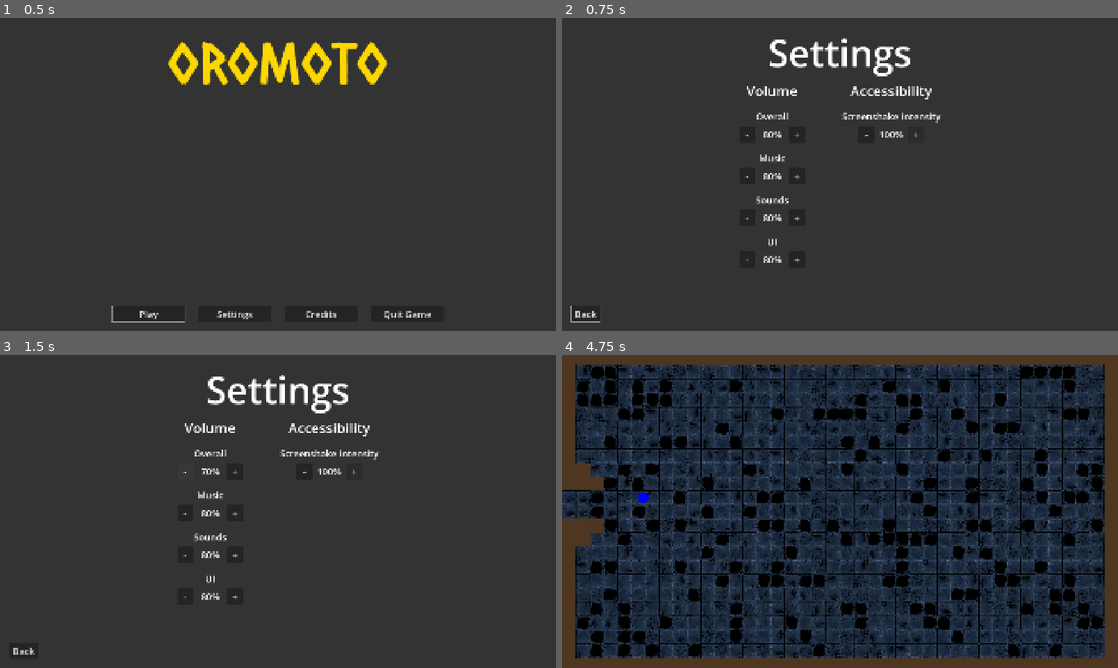
Above: before the commit, frames 1-4 (two rows, left to right).
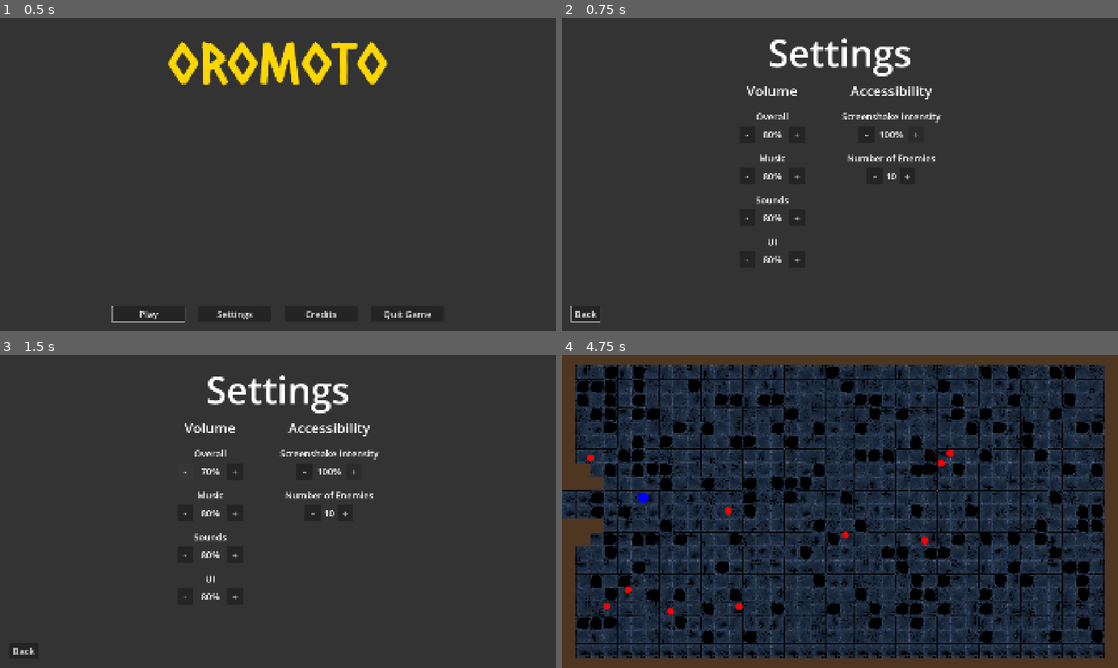
Above: after the commit, the same moments.

Repository: njamster/gmtk_jam_2026
Game: Godot game, scene res://main_menu.tscn
Two runs of this game, one before a commit and one after it. Both use one fixed random seed, a clock stepped at 60 frames per second and the inputs below.
Inputs (mouse positions are in pixels of both pictures, inside the frame that each line leads up to):
- Up to frame 1 (0.5 s): no input
- Up to frame 2 (0.75 s): click "Settings" at 0.5 s
- Up to frame 3 (1.5 s): click "-" at 1.25 s
- Up to frame 4 (4.75 s): click "+" at 2 s; click "Back" at 2.75 s; click "Play" at 3.5 s; tap Enter at 4.25 s; move the mouse to (962, 495) at 4.27 s; hold D (move_right) from 4.28 s (still down); tap Shift at 4.35 s; click (962, 495) at 4.42 s

Frame 1 is identical in both runs. In frame 2, 0.2% of the frame differs, in the area x 51-68%, y 43-52%; in frame 3, 0.2%; in frame 4, 31%, in the area x 2-98%, y 3-97%.

Commit message:
Turn number of enemies into a setting

Diff:
--- a/autoloads/global.gd
+++ b/autoloads/global.gd
@@ -25,8 +25,6 @@
 var camera: Camera2D
 
 var tile_size
-
-var num_enemies := 0
 
 # cheat codes :D
 var decay_enabled := true
--- a/autoloads/settings/ranged_setting.gd
+++ b/autoloads/settings/ranged_setting.gd
@@ -12,7 +12,6 @@
 
 var _callback: Callable
 
-
 func _init(_value: int, _min_value: int, _max_value: int, callback = null) -> void:
 	value = _value
 	min_value = _min_value
--- a/autoloads/settings/settings.gd
+++ b/autoloads/settings/settings.gd
@@ -50,6 +50,11 @@
 		100,	# default_value
 		0,		# min_value
 		100		# max_value
+	)
+	var num_enemies := RangedSetting.new(
+		10,		# default_value
+		0,		# min_value
+		20		# max_value
 	)
 var accessibility := _Accessibility.new()
 
--- a/game/game.gd
+++ b/game/game.gd
@@ -6,7 +6,7 @@
 
 	AudioManager.play_music(preload("res://music/game_music.ogg"))
 
-	for i in Global.num_enemies:
+	for i in Settings.accessibility.num_enemies.value:
 		var enemy := preload("res://enemies/enemy.tscn").instantiate()
 		enemy.global_position = $TileMap.map_to_local(
 			Vector2i(
--- a/settings/settings.gd
+++ b/settings/settings.gd
@@ -8,6 +8,7 @@
 	%UI.map_to("Audio")
 
 	%Screenshake.map_to("Accessibility")
+	%NumEnemies.map_to("Accessibility")
 
 	%Back.pressed.connect(_back)
 
--- a/settings/settings.tscn
+++ b/settings/settings.tscn
@@ -118,6 +118,17 @@
 label = "Screenshake Intensity"
 key = "screenshake_intensity"
 
+[node name="NumEnemies" parent="OuterMargin/Categories/Accessibility/Settings" unique_id=1281359592 instance=ExtResource("2_i854f")]
+unique_name_in_owner = true
+layout_mode = 2
+vertical = true
+label = "Number of Enemies"
+key = "num_enemies"
+is_percentage = false
+value = 10
+max_value = 20
+step_size = 1
+
 [node name="Back" type="Button" parent="OuterMargin" unique_id=893624668]
 unique_name_in_owner = true
 custom_minimum_size = Vector2(100, 0)
--- a/tilemap/tile_map.gd
+++ b/tilemap/tile_map.gd
@@ -41,7 +41,7 @@
 const MIN_X := 1
 const MAX_X := 39
 const MIN_Y := 1
-const MAX_Y := 22
+const MAX_Y := 21
 
 
 func _ready() -> void:
